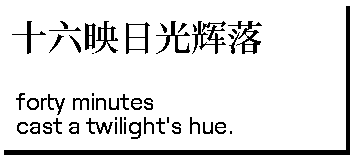
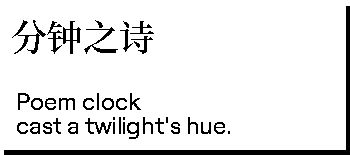
Before/after of a 350 x 155 layered artwork. What changed in the layer stack:
renamed "forty minutes cast a twilight's hue. 拷贝" to "Poem clock cast a twilight's hue. 拷贝", painted on it over (16, 93, 232, 139)
renamed "十六映日光辉落，" to "分钟之诗", painted on it over (12, 20, 262, 54)
